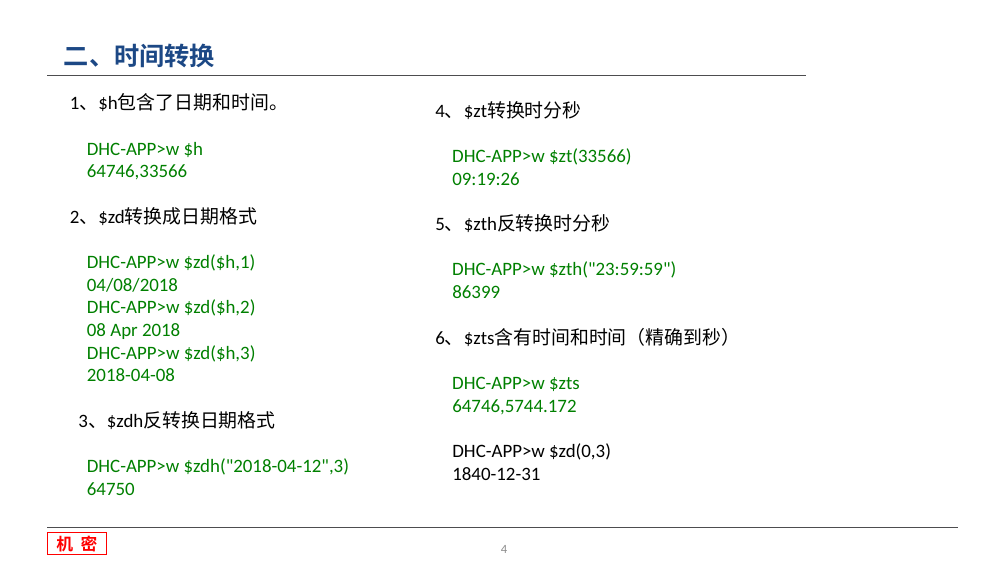
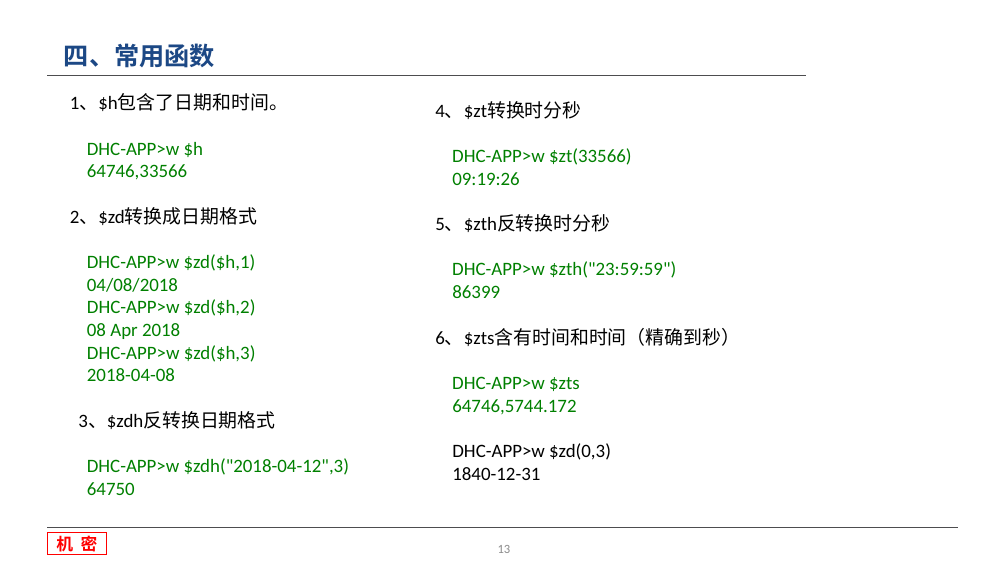
Before and after one commit to wang107014/WorkSpace, a slide deck: slide 13 of 收费-MD/文档/M语言基础知识.pptx (slide 4 before the commit). Drawn at 1008x567 pixels with LibreOffice and Linux fonts; fonts in the diff are those of the drawing; background and template pictures are left out. Boxes give left, top, right and bottom in pixels: in the first picture for what was removed or moved away, otherwise in the second. Text is boxed around its words. In the diff, an @@ line names an element or a change of style, - is before the commit and + after.

```diff
--- a/收费-MD/文档/M语言基础知识.pptx
+++ b/收费-MD/文档/M语言基础知识.pptx
@@ text at [64,43,215,68]: text changed @@
-二、时间转换
+四、常用函数
@@ page number at [498,545,511,553]: text changed @@
-4
+13
```
Also in this commit, not shown: 2 other slides changed, 7 slides added, 11 other files.
